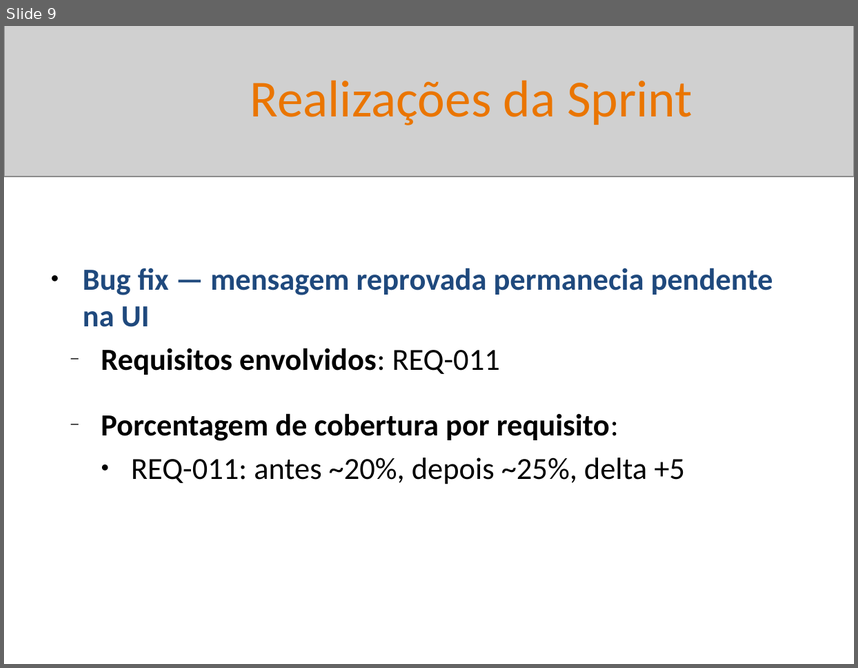
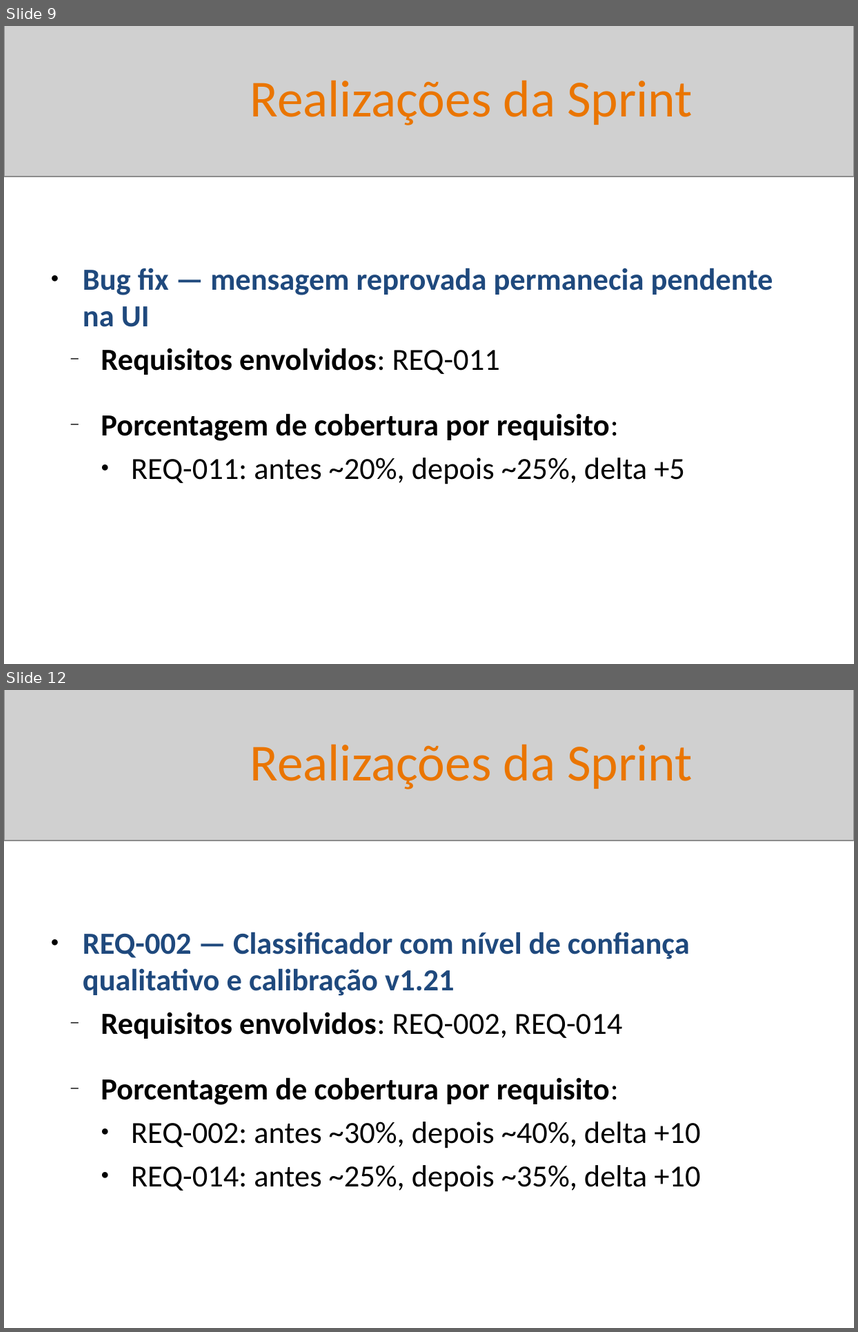
Before and after one commit to BetoFigu66/AgenteAssistenteDeVendas, a slide deck: artefatos/gerente_de_projetos/reports/sprint_02_20260510_Interno.pptx. Shown one above the other, each under a label of ours: slide 9 before the commit, slides 9 and 12 after it; the slides between them are not shown. The pictures are 858x668 and 858x1332 pixels, drawn with LibreOffice and Linux fonts; fonts in the diff are those of the drawing; grey boxes stand for pictures. Boxes give left, top, right and bottom in pixels: in the first picture for what was removed or moved away, otherwise in the second. Text is boxed around its words. In the diff, an @@ line names an element or a change of style, - is before the commit and + after.

Commit message:
criação de novas issues no board e atualização do relatório sprint 02

```diff
--- a/artefatos/gerente_de_projetos/reports/sprint_02_20260510_Interno.pptx
+++ b/artefatos/gerente_de_projetos/reports/sprint_02_20260510_Interno.pptx
@@ slide 12 added at [4, 690, 854, 1328], background #FFFFFF @@
@@ picture added at [4, 690, 854, 840] @@
@@ text added at [250, 744, 693, 789], 44 pt, text #EA7500 @@
+Realizações da Sprint
@@ text added at [83, 931, 700, 1192], 26 pt, text #000000, bold @@
+● REQ-002 — Classificador com nível de confiança qualitativo e calibração v1.21
+  – Requisitos envolvidos: REQ-002, REQ-014
+  – Porcentagem de cobertura por requisito:
+  ● REQ-002: antes ~30%, depois ~40%, delta +10
+  ● REQ-014: antes ~25%, depois ~35%, delta +10
```
Also in this commit, not shown: 7 slides changed, 8 other slides added, 15 other files.
